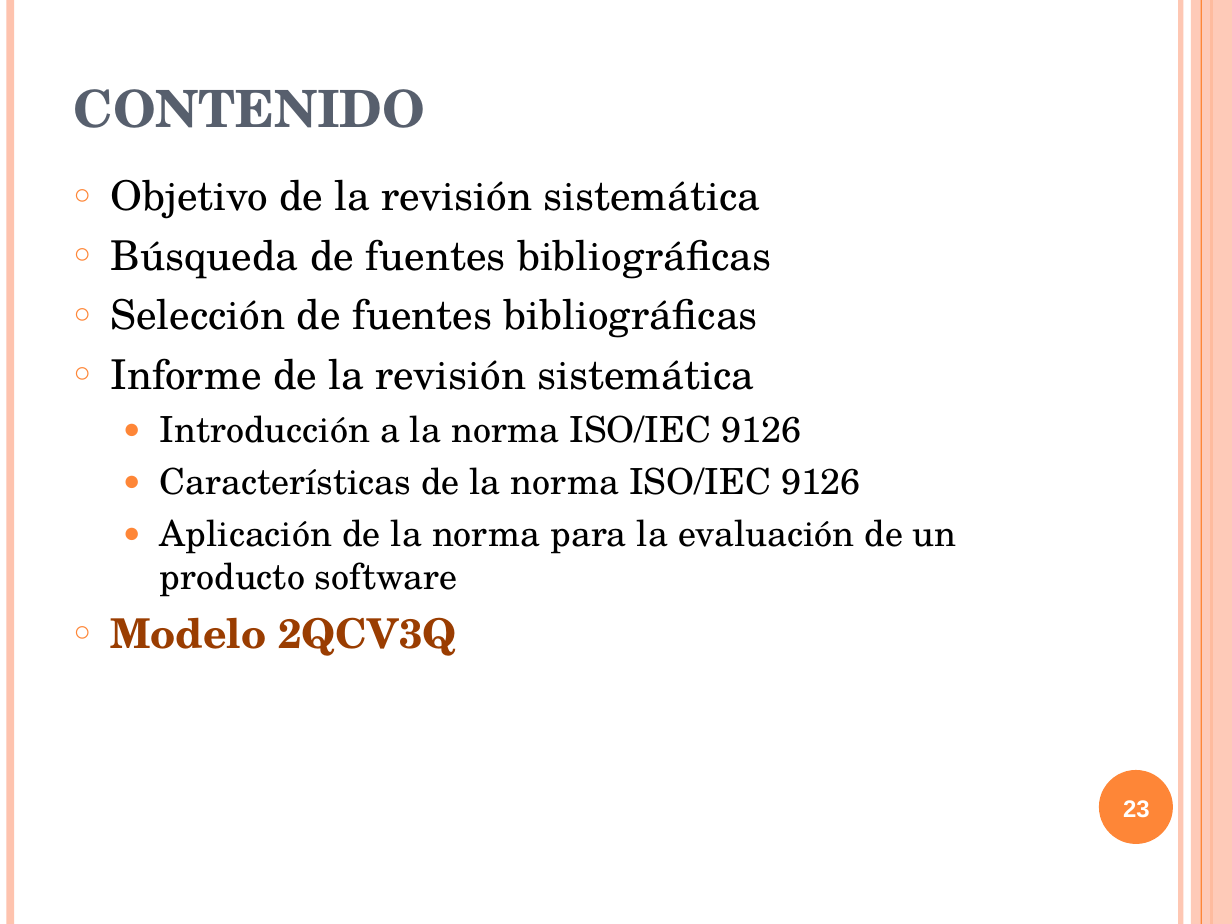
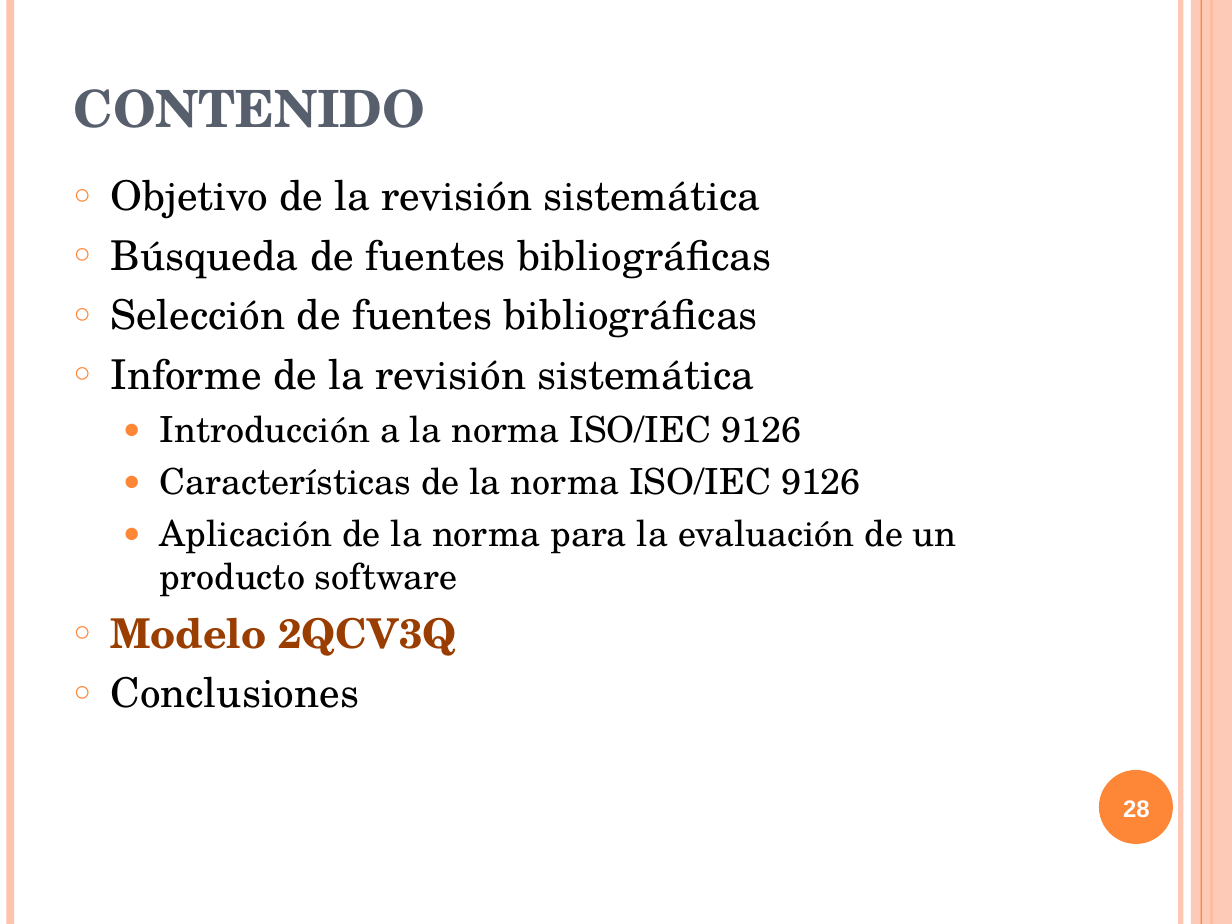
Before and after one commit to txedo/isi-auditoria, a slide deck: slide 28 of calidad/Trabajo/presentacion/presentacionCalidad.ppt (slide 23 before the commit). Drawn at 1232x924 pixels with LibreOffice and Linux fonts; fonts in the diff are those of the drawing. Boxes give left, top, right and bottom in pixels: in the first picture for what was removed or moved away, otherwise in the second. Text is boxed around its words. In the diff, an @@ line names an element or a change of style, - is before the commit and + after.

```diff
--- a/calidad/Trabajo/presentacion/presentacionCalidad.ppt
+++ b/calidad/Trabajo/presentacion/presentacionCalidad.ppt
@@ text at [110,676,359,708]: paragraph added @@
+○ Conclusiones
@@ page number at [1123,800,1150,818]: text changed @@
-23
+28
```
Also in this commit, not shown: 8 other slides changed, 19 slides added.
